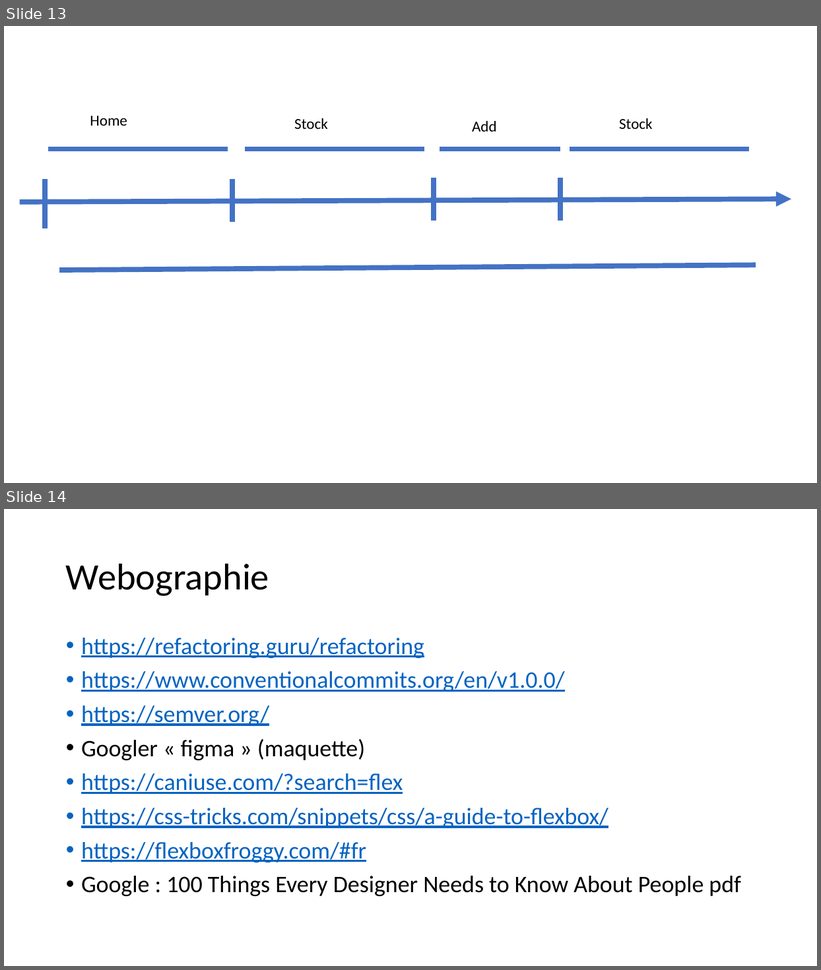
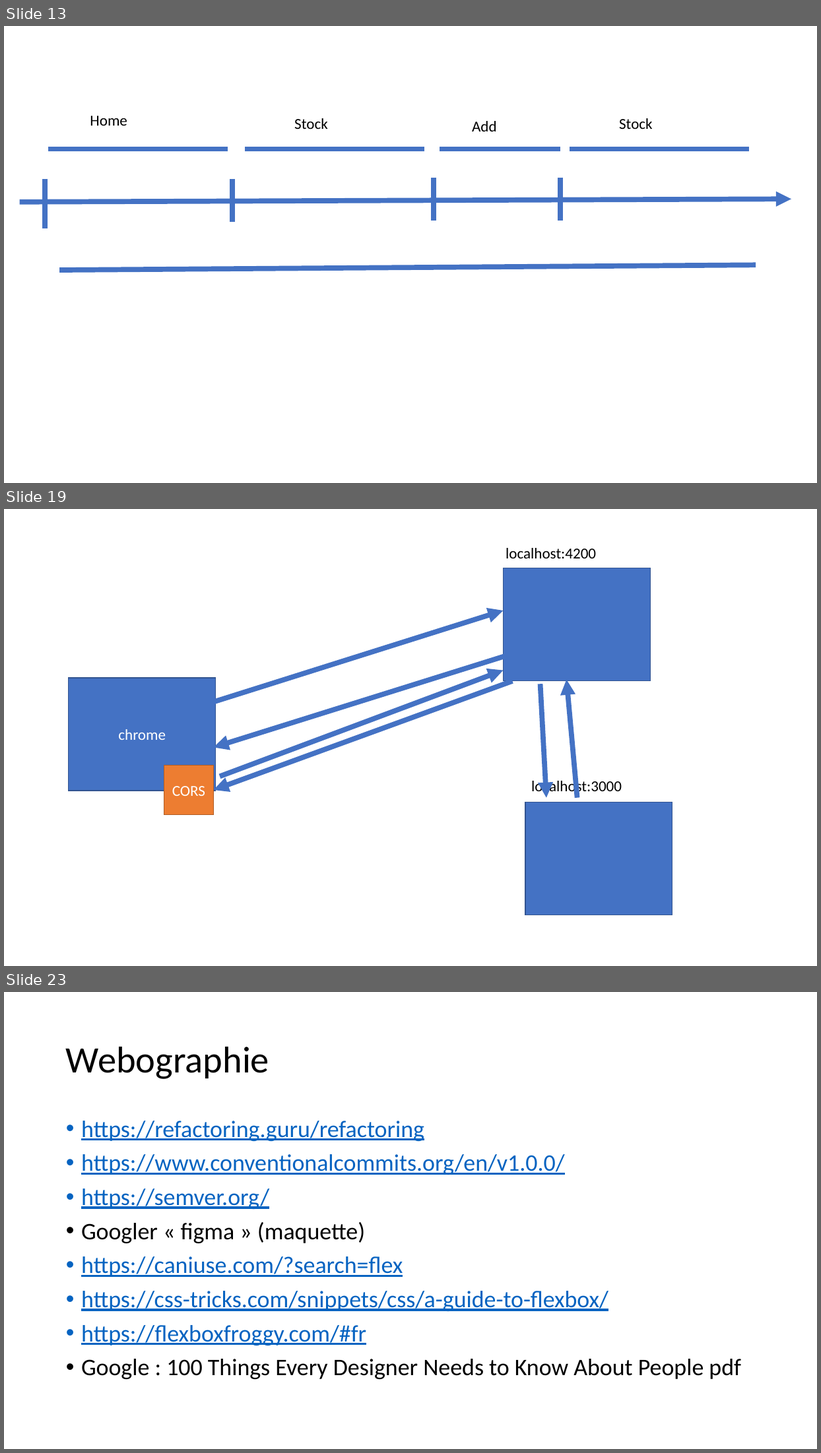
Before and after one commit to jlg-formation/fuj-juillet-2020, a slide deck: notes.pptx. Shown one above the other, each under a label of ours: slides 13 and 14 before the commit, slides 13, 19 and 23 after it; the slides between them are not shown. The pictures are 821x970 and 821x1453 pixels, drawn with LibreOffice and Linux fonts; fonts in the diff are those of the drawing. Boxes give left, top, right and bottom in pixels: in the first picture for what was removed or moved away, otherwise in the second. Text is boxed around its words. In the diff, an @@ line names an element or a change of style, - is before the commit and + after.

```diff
--- a/notes.pptx
+++ b/notes.pptx
@@ slide 19 added at [4, 509, 817, 966], background #FFFFFF @@
@@ text added at [506, 548, 596, 559], 18 pt, text #000000 @@
+localhost:4200
@@ rectangle added at [504, 568, 651, 681], fill #4472C4, outline #325491 1 pt @@
@@ arrow added from (211, 703) to (504, 611), #4472C4 6 pt @@
@@ arrow added from (508, 656) to (214, 747), #4472C4 6 pt @@
@@ rectangle added at [69, 678, 216, 791], fill #4472C4, outline #325491 1 pt, 18 pt, text #FFFFFF @@
+chrome
@@ arrow added from (513, 681) to (214, 790), #4472C4 6 pt @@
@@ arrow added from (220, 777) to (504, 671), #4472C4 6 pt @@
@@ arrow added from (540, 684) to (547, 798), #4472C4 6 pt @@
@@ arrow added from (578, 798) to (567, 680), #4472C4 6 pt @@
@@ rectangle added at [164, 766, 213, 815], fill #ED7D31, outline #AF5C24 1 pt, 18 pt, text #FFFFFF @@
+CORS
@@ text added at [531, 778, 622, 795], 18 pt, text #000000 @@
+localhost:3000
@@ rectangle added at [525, 803, 673, 916], fill #4472C4, outline #325491 1 pt @@
@@ what was slide 14 is now slide 23 @@
```
Also in this commit, not shown: 1 slide changed, 8 other slides added.
